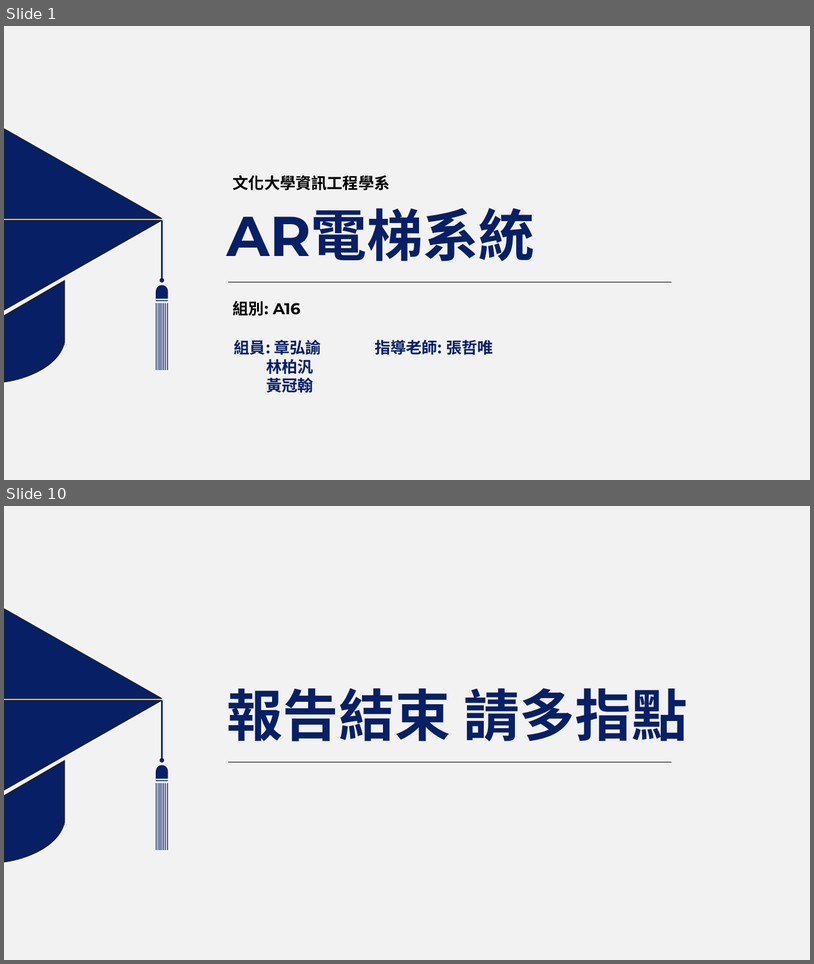
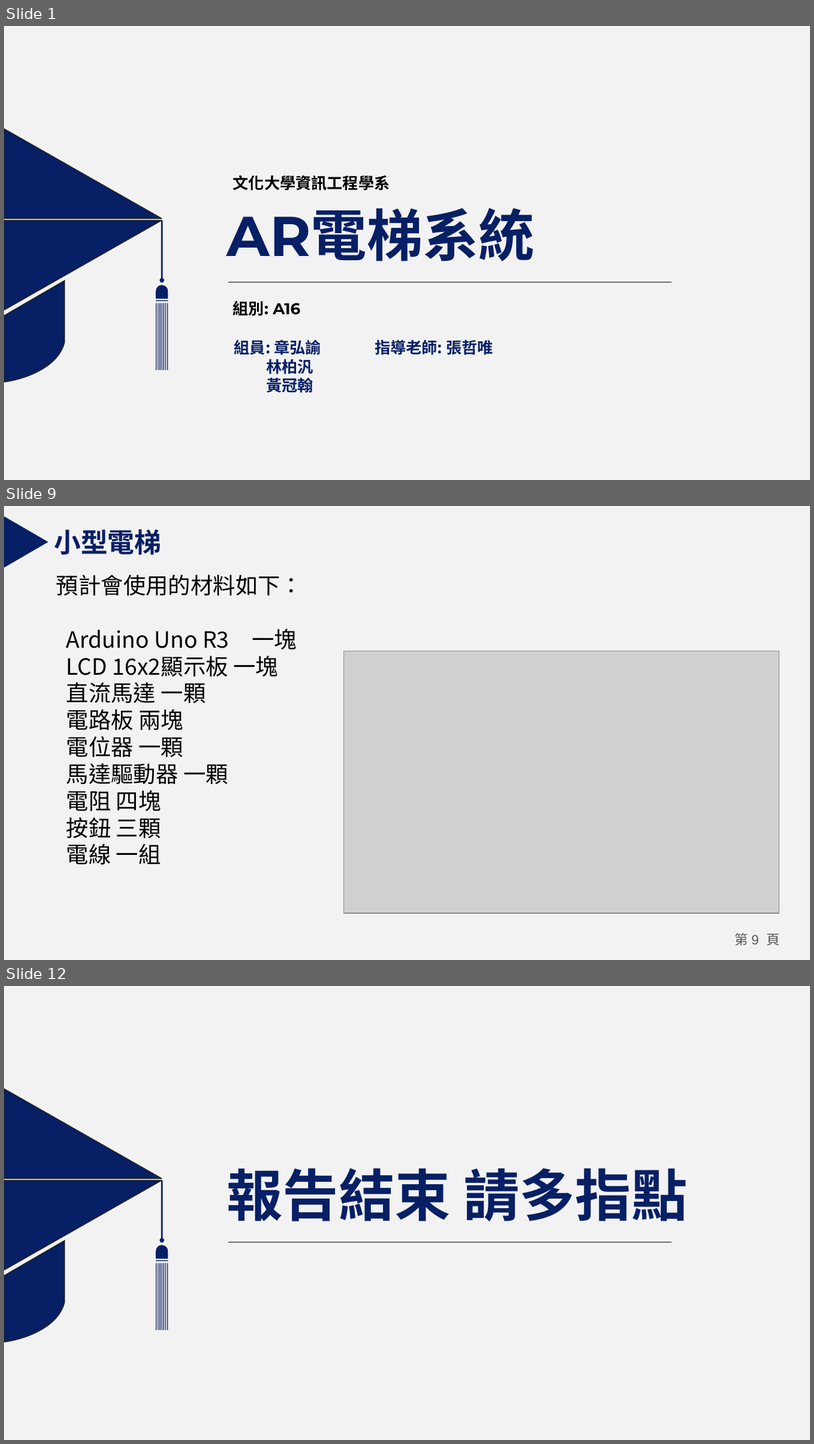
Before and after one commit to Johnnychang889/ARelevator, a slide deck: A16專題期末報告.pptx. Shown one above the other, each under a label of ours: slides 1 and 10 before the commit, slides 1, 9 and 12 after it; the slides between them are not shown. The pictures are 814x964 and 814x1444 pixels, drawn with LibreOffice and Linux fonts; fonts in the diff are those of the drawing; grey boxes stand for pictures. Boxes give left, top, right and bottom in pixels: in the first picture for what was removed or moved away, otherwise in the second. Text is boxed around its words. In the diff, an @@ line names an element or a change of style, - is before the commit and + after.

```diff
--- a/A16專題期末報告.pptx
+++ b/A16專題期末報告.pptx
@@ slide 9 added at [4,506,810,960], background #F2F2F2 @@
@@ triangle added at [5,516,49,568], fill #071F65 @@
@@ text added at [54,529,161,555], 24 pt, text #071F65, bold @@
+小型電梯
@@ text added at [56,574,303,864], 20 pt, text #000000 @@
+預計會使用的材料如下：
+  Arduino Uno R3 一塊
+  LCD 16x2顯示板 一塊
+  直流馬達 一顆
+  電路板 兩塊
+  電位器 一顆
+  馬達驅動器 一顆
+  電阻 四塊
+  按鈕 三顆
+  電線 一組
@@ picture added at [344,651,780,912] @@
@@ page number added at [735,933,780,945], 12 pt, text #595959 @@
+第 9 頁
@@ what was slide 10 is now slide 12 @@
```
Also in this commit, not shown: 5 slides changed, 4 other slides added, 3 slides removed, 1 other file.
